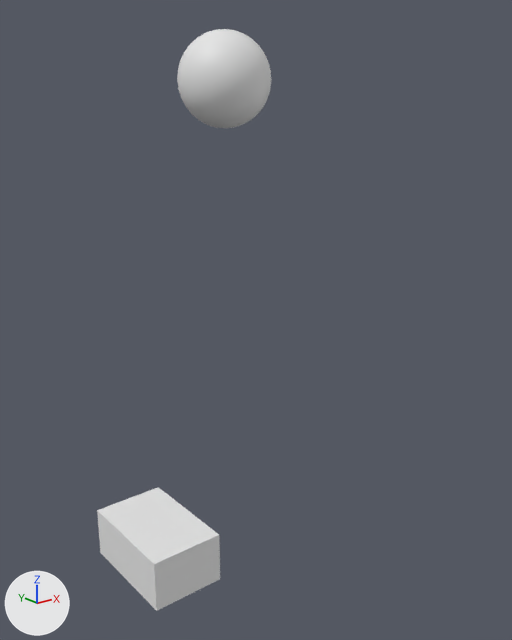
The FBX model Editor/models/parent.FBX: old version first, new version second.
Before and after are seen from a camera (50 mm lens) standing at (-4.41, -6.79, 5.59) and looking at (1.01, -0.02, 2.88). Every picture has the same lights, and +X, +Y and +Z are marked at lower left. Where no turn or scale is listed for an object, it has been applied to the vertices.

Script lines for the objects in view, before the commit:
```python
me_mesh = bpy.data.meshes.new('Mesh')
me_mesh.from_pydata(...)  # a box spanning x -0.447..0.447, y -0.695..0.695, z 0.0..0.626
me_mesh_001 = bpy.data.meshes.new('Mesh.001')
me_mesh_001.from_pydata(...)  # a UV sphere (32 segments, 16 rings, poles along z) spanning x -0.538..0.538, y -0.538..0.538, z -0.538..0.538
ob_box001 = bpy.data.objects.new('Box001', me_mesh)
ob_box001.location = (-0.62, -0.11, 0.0)
ob_sphere001 = bpy.data.objects.new('Sphere001', me_mesh_001)
ob_sphere001.location = (0.67, 0.13, 5.79)
```
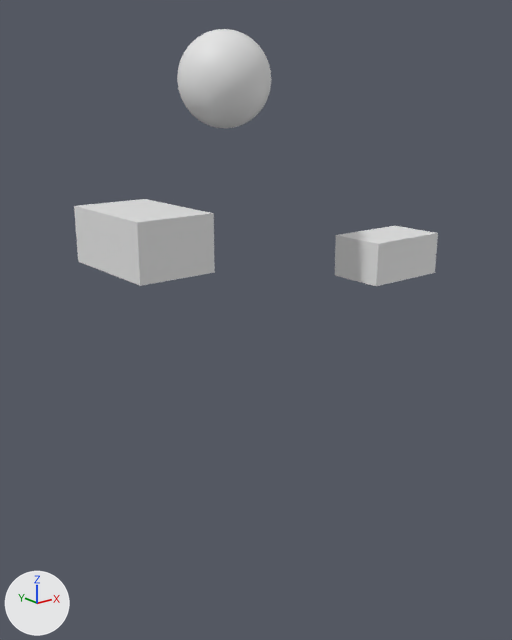
The newer file is also rescaled (x2.54), turned or shifted as a whole; pictures and numbers use the older file's frame.

Diff of the bpy script that builds the scene:
```diff
--- a/Editor/models/parent.FBX.py
+++ b/Editor/models/parent.FBX.py
@@ me_mesh_002 @@
+me_mesh_002.from_pydata(...)  # a box spanning x -0.598..0.598, y -0.381..0.381, z -0.556..0.0
@@ ob_box001 @@
 ob_box001 = bpy.data.objects.new('Box001', me_mesh)
-ob_box001.location = (-0.62, -0.11, 0.0)
+ob_box001.location = (-0.62, -0.11, 3.83)
@@ ob_box002 @@
+ob_box002 = bpy.data.objects.new('Box002', me_mesh_002)
+ob_box002.location = (2.94, -0.46, 3.83)
```

Pixel boxes [x1, y1, x2, y2] of what changed, in the pictures (512 x 640 px):
'Box001', moved: before [97, 487, 220, 611]; after [74, 199, 215, 286]
'Box002', added: after [335, 226, 438, 286]
